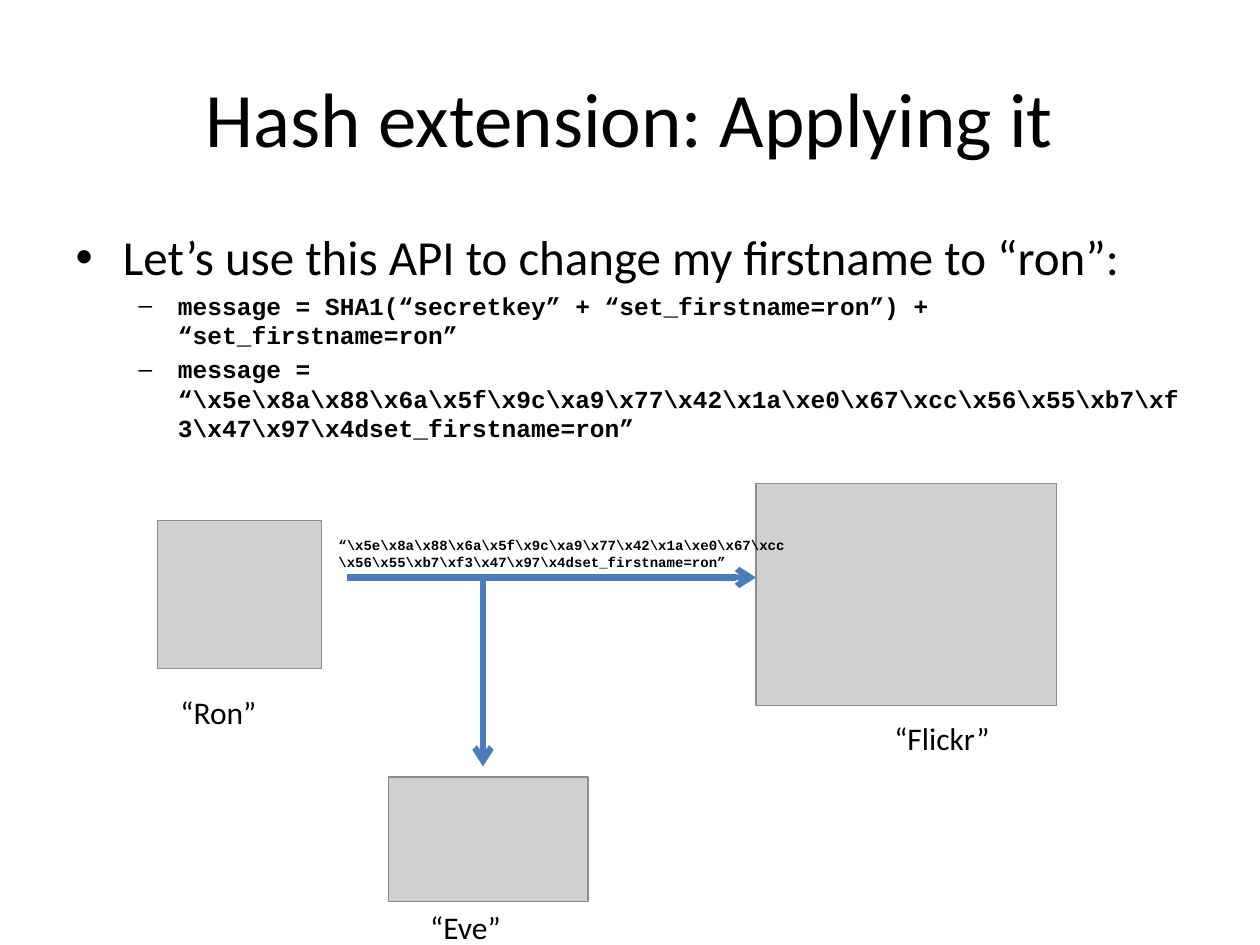
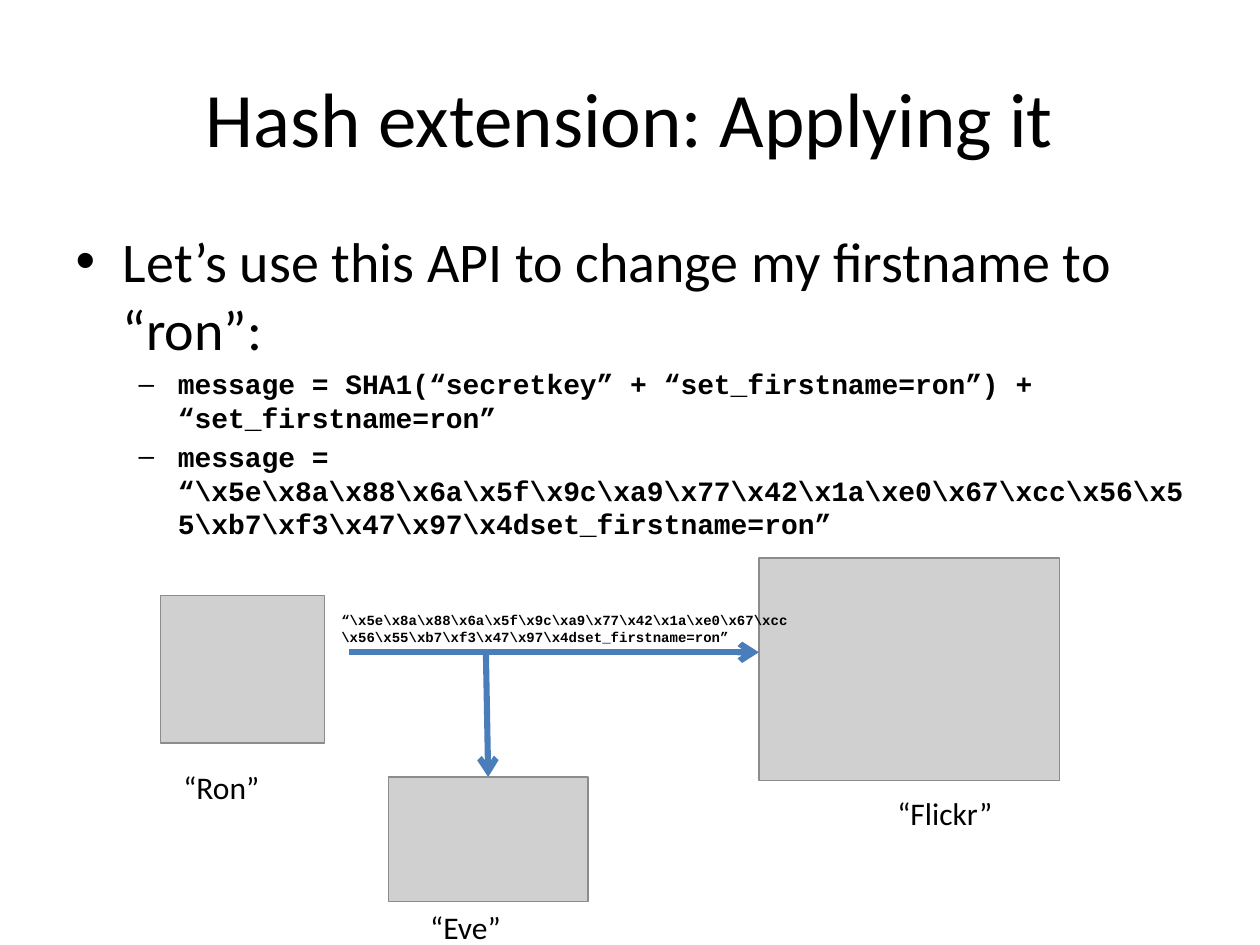
Before and after one commit to iagox86/2013-02-Shmoocon-talk, a slide deck: slide 57 of Shmoocon.pptx. Drawn at 1260x945 pixels with LibreOffice and Linux fonts; fonts in the diff are those of the drawing; grey boxes stand for pictures. Boxes give left, top, right and bottom in pixels: in the first picture for what was removed or moved away, otherwise in the second. Text is boxed around its words. In the diff, an @@ line names an element or a change of style, - is before the commit and + after.

Commit message:
Finished the first draft of my talk

```diff
--- a/Shmoocon.pptx
+++ b/Shmoocon.pptx
@@ text "Let’s use this API to ..." at box(123, 242, 1183, 537): size 28 to 32 pt in "Let’s use this API to change my ..."; size 14 to 16 pt in "message = SHA1(“secretkey” + “set_firstname=ron”) + “set_fir ...", "message = “\x5e\x8a\x88\x6a\x5f\x9c\xa9\x77\x42\x1a\xe0\x67\ ..." @@
@@ picture: place and size @@
-picture at box(158, 520, 321, 668)
+picture at box(160, 595, 324, 742)
@@ 3 texts, 1 picture, 1 arrow: place and size @@
-3 texts, 1 picture, 1 arrow at box(180, 484, 1057, 751)
+3 texts, 1 picture, 1 arrow at box(183, 558, 1060, 826)
@@ arrow moved from (483, 577) - (483, 766) to (486, 653) - (489, 777) @@
```
Also in this commit, not shown: 22 other slides changed, 12 slides added, 3 slides removed.
